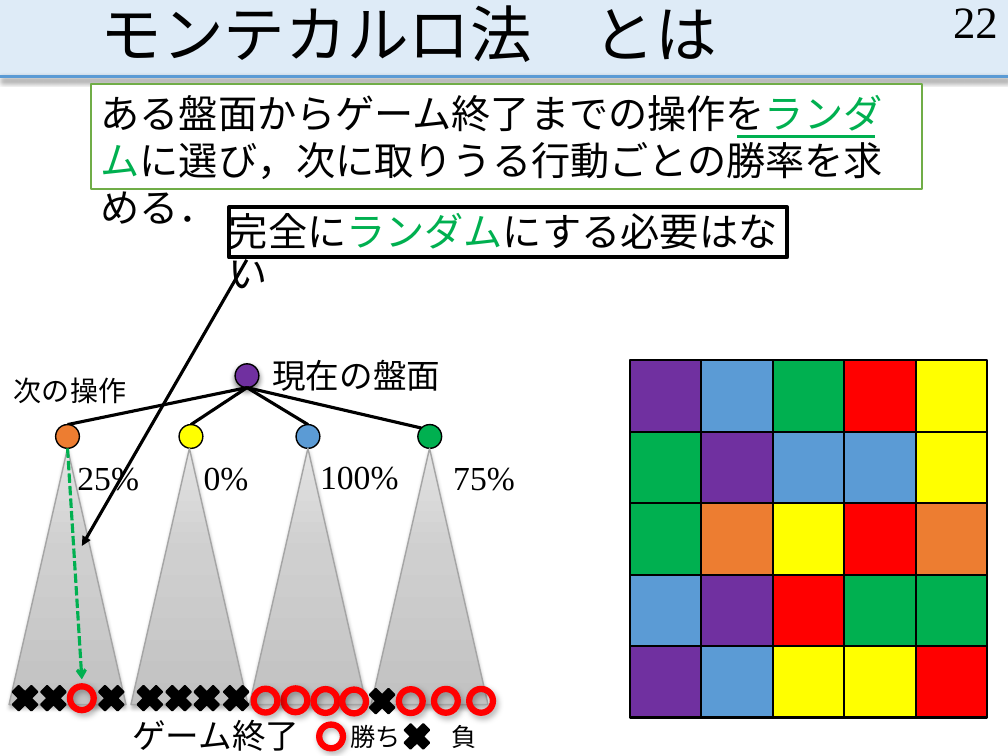
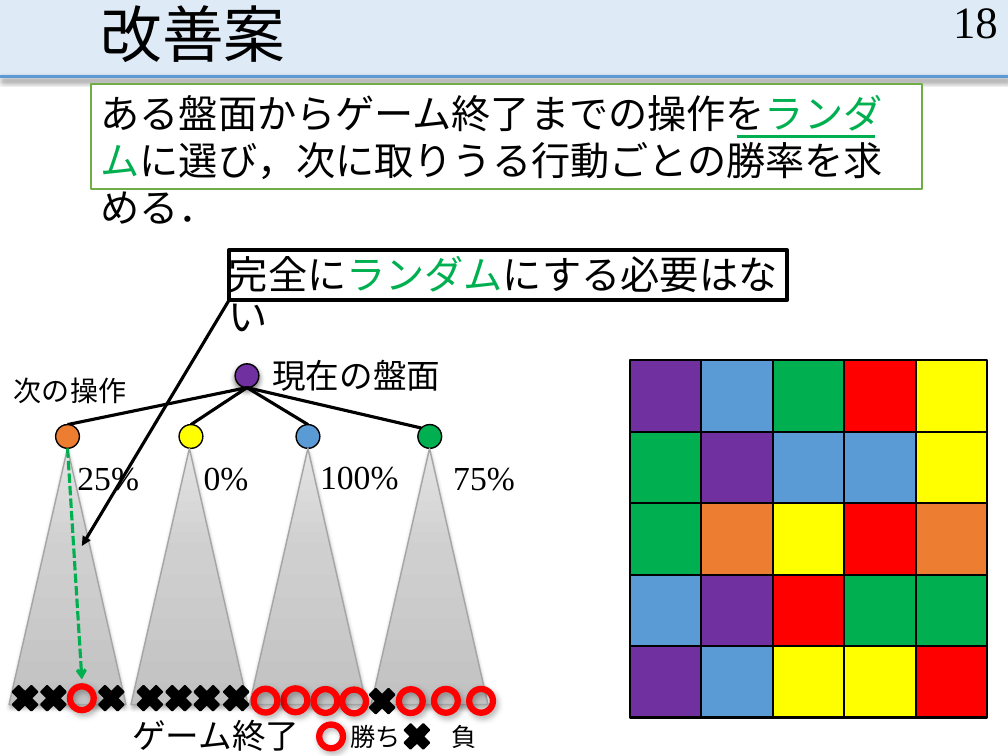
Before and after one commit to MasayaOda/SR, a slide deck: slide 18 of 190702oda.pptx (slide 22 before the commit). Drawn at 1008x756 pixels with LibreOffice and Linux fonts; fonts in the diff are those of the drawing. Boxes give left, top, right and bottom in pixels: in the first picture for what was removed or moved away, otherwise in the second. Text is boxed around its words. In the diff, an @@ line names an element or a change of style, - is before the commit and + after.

```diff
--- a/190702oda.pptx
+++ b/190702oda.pptx
@@ title at (101, 5, 286, 62): text changed @@
-モンテカルロ法 とは
+改善案
@@ page number at (953, 8, 998, 39): text changed @@
-22
+18
@@ rectangle "完全にランダムにする必要はない": place and size @@
-rectangle "完全にランダムにする必要はない" at (229, 208, 787, 258)
+rectangle "完全にランダムにする必要はない" at (229, 250, 787, 300)
@@ arrow moved from (247, 260) - (82, 546) to (229, 300) - (82, 546) @@
```
Also in this commit, not shown: 16 other slides changed, 7 slides added, 18 slides removed.
